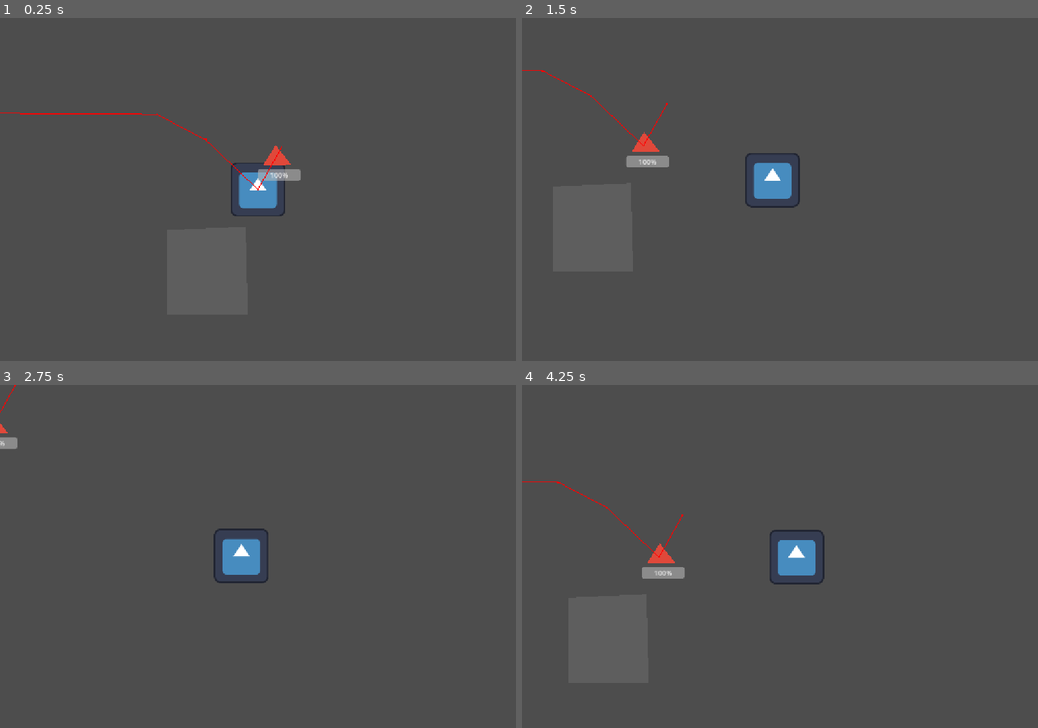
Above: before the commit, frames 1-4 (two rows, left to right).
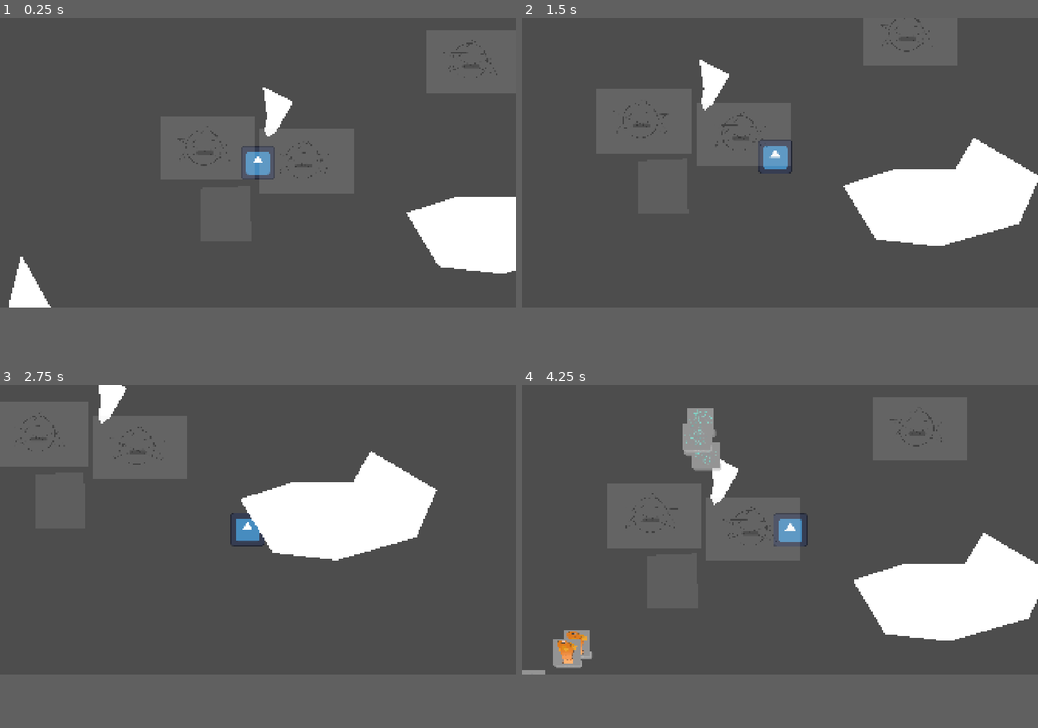
Above: after the commit, the same moments.

Repository: skeeeth/Allstar-Cult-Slip
Game: Godot game, scene res://Source/Level/World/World.tscn
Same seed, same stepped clock (60 frames per second), same inputs: the game is played once before the commit and once after it. The engine's default icon, where the game draws it, is replaced by a stand-in: a white triangle on a blue panel in a dark square.
Inputs:
- Up to frame 1 (0.25 s): no input
- Up to frame 2 (1.5 s): hold D (right) 0.53-1.28 s; hold E (Interact) 0.53-1.28 s; hold S (down) from 1.28 s (still down); tap 1 (one) at 1.35 s
- Up to frame 3 (2.75 s): release S (down) at 2.03 s; hold D (right) from 2.03 s (still down); hold E (Interact) from 2.03 s (still down)
- Up to frame 4 (4.25 s): release D (right) at 2.78 s; release E (Interact) at 2.78 s; hold W (up) 2.78-3.53 s; tap 1 (one) at 2.85 s; hold A (left) from 3.53 s (still down); hold E (Interact) from 3.53 s (still down)
In our replay, the window is 800x533 before the commit and 800x450 after it. These sizes can differ from the game's own. Grey fills any space a smaller window leaves; there, only what the larger window draws over its background counts as a difference.

The runs differ from the first frame. In frame 1, 6.9% of the frame differs, in the area x 0-100%, y 20-85%; in frame 2, 9.5%; in frame 3, 8.9%; in frame 4, 11%, in the area x 0-100%, y 6-85%.

Commit message:
initial visualize pass

Diff:
--- /dev/null
+++ b/Assets/SSS_theme.tres
@@ -0,0 +1,3 @@
+[gd_resource type="Theme" format=3 uid="uid://c8fudp8ycih5q"]
+
+[resource]
--- a/Source/Interactable/Circle/ResourceCircle.tscn
+++ b/Source/Interactable/Circle/ResourceCircle.tscn
@@ -2,6 +2,8 @@
 
 [ext_resource type="Script" uid="uid://c33kg5g0y6x2" path="res://Source/Interactable/Circle/resource_circle.gd" id="1_8jeps"]
 [ext_resource type="PackedScene" uid="uid://chb2l2bjixpa2" path="res://Source/Interactable/Interactable.tscn" id="1_o0f0r"]
+[ext_resource type="Texture2D" uid="uid://tpwhhityw7ig" path="res://Assets/CUSTOM PLACEHOLDER/Pentagram.png" id="3_gcngr"]
+[ext_resource type="Theme" uid="uid://c8fudp8ycih5q" path="res://Assets/SSS_theme.tres" id="4_vj2be"]
 
 [node name="ResourceCircle" type="Node2D" unique_id=2118307154]
 script = ExtResource("1_8jeps")
@@ -10,3 +12,21 @@
 [node name="Interaction Area" parent="." unique_id=268138595 instance=ExtResource("1_o0f0r")]
 
 [node name="AudioStreamPlayer2D" type="AudioStreamPlayer2D" parent="." unique_id=1938166464]
+
+[node name="Sprite2D" type="Sprite2D" parent="." unique_id=908612667]
+modulate = Color(0.88, 0.88, 0.88, 0.15686275)
+position = Vector2(12.000013, 5.999998)
+scale = Vector2(0.3893805, 0.32918397)
+texture = ExtResource("3_gcngr")
+
+[node name="ProgressBar" type="ProgressBar" parent="." unique_id=1159137425]
+anchors_preset = 5
+anchor_left = 0.5
+anchor_right = 0.5
+offset_left = -29.0
+offset_top = 16.0
+offset_right = 34.0
+offset_bottom = 30.0
+grow_horizontal = 2
+theme = ExtResource("4_vj2be")
+show_percentage = false
--- a/Source/Interactable/Circle/resource_circle.gd
+++ b/Source/Interactable/Circle/resource_circle.gd
@@ -6,9 +6,11 @@
 var store:int
 
 @onready var interact_hitbox: Interactable = $"Interaction Area"
+@onready var progress_bar: ProgressBar = $ProgressBar
 
 func _ready() -> void:
 	interact_hitbox.interacted.connect(on_interaction)
+
 
 
 func on_interaction():
@@ -21,3 +23,8 @@
 	if progress >= cadence:
 		progress -= cadence
 		store += 1
+
+	progress_bar.value = delta
+
+func roll_resource():
+	progress_bar.max_value = cadence
--- a/Source/Interactable/Interactable.tscn
+++ b/Source/Interactable/Interactable.tscn
@@ -11,6 +11,7 @@
 
 [node name="CollisionShape2D" type="CollisionShape2D" parent="." unique_id=1659368235]
 shape = SubResource("CircleShape2D_77n3y")
+debug_color = Color(1, 1, 1, 0.22352941)
 
 [connection signal="area_entered" from="." to="." method="_on_area_entered"]
 [connection signal="area_exited" from="." to="." method="_on_area_exited"]
--- a/Source/Interactable/Towers/Tower.tscn
+++ b/Source/Interactable/Towers/Tower.tscn
@@ -1,9 +1,6 @@
 [gd_scene format=3 uid="uid://bba0prqueb088"]
 
 [ext_resource type="Script" uid="uid://prs7hbtfl8n8" path="res://Source/Interactable/Towers/Tower.gd" id="1_hv3xy"]
-
-[sub_resource type="RectangleShape2D" id="RectangleShape2D_hv3xy"]
-size = Vector2(216, 225)
 
 [sub_resource type="FastNoiseLite" id="FastNoiseLite_j3jl0"]
 noise_type = 2
@@ -12,8 +9,16 @@
 [sub_resource type="NoiseTexture2D" id="NoiseTexture2D_hv3xy"]
 noise = SubResource("FastNoiseLite_j3jl0")
 
+[sub_resource type="RectangleShape2D" id="RectangleShape2D_hv3xy"]
+size = Vector2(216, 225)
+
 [node name="Tower" type="Node2D" unique_id=447039082]
 script = ExtResource("1_hv3xy")
+
+[node name="Sprite2D" type="Sprite2D" parent="." unique_id=81413410]
+modulate = Color(0.74, 0.74, 0.74, 1)
+scale = Vector2(0.425, 0.425)
+texture = SubResource("NoiseTexture2D_hv3xy")
 
 [node name="Effect Area" type="Area2D" parent="." unique_id=245153892]
 collision_layer = 0
@@ -22,11 +27,7 @@
 [node name="CollisionShape2D" type="CollisionShape2D" parent="Effect Area" unique_id=1976330790]
 position = Vector2(-1, -1.5)
 shape = SubResource("RectangleShape2D_hv3xy")
-
-[node name="Sprite2D" type="Sprite2D" parent="." unique_id=81413410]
-modulate = Color(0.74, 0.74, 0.74, 1)
-scale = Vector2(0.425, 0.425)
-texture = SubResource("NoiseTexture2D_hv3xy")
+debug_color = Color(0.99059623, 0, 0.28211293, 0.41960785)
 
 [connection signal="area_entered" from="Effect Area" to="." method="_on_effect_area_area_entered"]
 [connection signal="area_exited" from="Effect Area" to="." method="_on_effect_area_area_exited"]
--- /dev/null
+++ b/Source/Level/World/Base/Base.tscn
@@ -0,0 +1,17 @@
+[gd_scene format=3 uid="uid://ditooupt0qhfe"]
+
+[ext_resource type="Script" uid="uid://belpwn7kvm83m" path="res://Source/Level/World/Base/base.gd" id="1_1g6ak"]
+
+[sub_resource type="CircleShape2D" id="CircleShape2D_1g6ak"]
+
+[node name="Node2D" type="Node2D" unique_id=60688362]
+script = ExtResource("1_1g6ak")
+
+[node name="Area2D" type="Area2D" parent="." unique_id=694330141]
+collision_layer = 0
+collision_mask = 2
+
+[node name="CollisionShape2D" type="CollisionShape2D" parent="Area2D" unique_id=744277199]
+shape = SubResource("CircleShape2D_1g6ak")
+
+[connection signal="area_entered" from="Area2D" to="." method="_on_area_2d_area_entered"]
--- /dev/null
+++ b/Source/Level/World/Base/base.gd
@@ -0,0 +1,11 @@
+extends Node2D
+class_name Base
+
+var current_hp:float = 100
+
+func _on_area_2d_area_entered(area: Area2D) -> void:
+	var enemy = area.get_parent()
+	assert(enemy is Enemy)
+	if enemy is Enemy:
+		enemy.take_damage(9999)
+	current_hp -= 10.0
--- /dev/null
+++ b/Source/Level/World/EnemyInstancer.gd
@@ -0,0 +1,33 @@
+extends Node
+
+@onready var wave_timer: Timer = $Timer
+var scatter_range:float = 20
+
+@export var enemy_pool:Array[EnemyData]
+@export var spawn_points:Array[Node2D]
+var next_point:Node2D
+var next_type:EnemyData
+var next_count:int = 4
+
+func _ready() -> void:
+	determine_wave()
+
+
+func _on_timer_timeout() -> void:
+	#wave_timer.wait_time = 30
+	wave_timer.start()
+
+	spawn_wave(next_point,next_type,next_count)
+	determine_wave()
+
+func determine_wave():
+	next_point =  spawn_points.pick_random()
+	next_type = enemy_pool.pick_random()
+	next_count *= 1.2
+
+func spawn_wave(around_point:Node2D,data:EnemyData,count:int):
+	for i in range(0,count):
+		var new_enemy = Enemy.create(data)
+		var jitter = randf_range(0,100) * Vector2.from_angle(randf()*TAU)
+		new_enemy.position = around_point.position + jitter
+		add_child(new_enemy)
--- a/Source/Level/World/World.tscn
+++ b/Source/Level/World/World.tscn
@@ -1,17 +1,31 @@
 [gd_scene format=3 uid="uid://cwmkbm6iabqwd"]
 
 [ext_resource type="PackedScene" uid="uid://cy4yi78sjmjxq" path="res://Source/Unit/Player/Player.tscn" id="1_60l3g"]
+[ext_resource type="Script" uid="uid://c7wrjd2iicq8d" path="res://Source/Unit/Enemy/EnemyData.gd" id="2_0q3rt"]
 [ext_resource type="PackedScene" uid="uid://cid0wtr1vxp4v" path="res://Source/Level/UI/Hud.tscn" id="2_60l3g"]
 [ext_resource type="PackedScene" uid="uid://ofx71x0hbi23" path="res://Source/Interactable/Circle/ResourceCircle.tscn" id="3_5c1oy"]
+[ext_resource type="Resource" uid="uid://cj0yyeyswjuh8" path="res://Source/Unit/Enemy/Types/crawler.tres" id="3_a066j"]
+[ext_resource type="Resource" uid="uid://gqmr0ddmbdrc" path="res://Source/Unit/Enemy/Types/fishman.tres" id="4_1obq6"]
 [ext_resource type="PackedScene" uid="uid://bxuwbl1bbb4a0" path="res://Source/Interactable/Tower Site/TowerSite.tscn" id="4_huh1a"]
-[ext_resource type="PackedScene" uid="uid://4ppu28orsq7" path="res://Source/Unit/Enemy/Enemy.tscn" id="5_n1joc"]
+[ext_resource type="Resource" uid="uid://cvo1jnm1f8mam" path="res://Source/Unit/Enemy/Types/jellady.tres" id="5_8er02"]
+[ext_resource type="Script" uid="uid://dvsly52jeeslf" path="res://Source/Level/World/EnemyInstancer.gd" id="6_6f6u3"]
+[ext_resource type="Script" uid="uid://c373uigs4r2l5" path="res://Source/Level/World/draw_rocks.gd" id="9_1obq6"]
+[ext_resource type="PackedScene" uid="uid://ditooupt0qhfe" path="res://Source/Level/World/Base/Base.tscn" id="11_1obq6"]
 
 [sub_resource type="NavigationPolygon" id="NavigationPolygon_pkxw5"]
-vertices = PackedVector2Array(-30.296875, -1225.5938, 2089.3984, 14.1171875, -122, -116, -235, -175, -378.75, 1499.5703, -186, -6, -217, 16, -2154.6797, -129.67969, -229, -12, -225, -35, -219, -63)
-polygons = Array[PackedInt32Array]([PackedInt32Array(0, 1, 2, 3), PackedInt32Array(2, 1, 4, 5), PackedInt32Array(6, 5, 4), PackedInt32Array(6, 4, 7, 8), PackedInt32Array(7, 0, 3), PackedInt32Array(8, 7, 3, 9), PackedInt32Array(9, 3, 10)])
+vertices = PackedVector2Array(-822, 733, -750, 578, 673, 387, 911, 415, -378.75, 1499.5703, -30.296875, -1225.5938, 2089.3984, 14.1171875, 131, -226, 18, -285, -2154.6797, -129.67969, 552, 187, -881, 343, 36, -94, 34, -173, 28, -145, 24, -122, 67, -116, 1039, 8, 970, 125, 745, 125, 1208, 329, 1284, 153, -940, 585)
+polygons = Array[PackedInt32Array]([PackedInt32Array(0, 1, 2, 3, 4), PackedInt32Array(5, 6, 7, 8), PackedInt32Array(9, 5, 8), PackedInt32Array(10, 2, 1, 11, 12), PackedInt32Array(9, 8, 13, 14), PackedInt32Array(9, 14, 15), PackedInt32Array(16, 7, 6, 17), PackedInt32Array(9, 15, 12, 11), PackedInt32Array(17, 18, 19, 16), PackedInt32Array(20, 21, 6), PackedInt32Array(20, 6, 4), PackedInt32Array(3, 20, 4), PackedInt32Array(0, 4, 9, 22), PackedInt32Array(11, 22, 9), PackedInt32Array(10, 12, 16, 19), PackedInt32Array(17, 6, 21)])
 outlines = Array[PackedVector2Array]([PackedVector2Array(-30, -1237, -2172, -132, -380, 1512, 2109, 14)])
 
 [node name="Node2D" type="Node2D" unique_id=1300881241]
+
+[node name="Node" type="Node" parent="." unique_id=1828661291 node_paths=PackedStringArray("spawn_points")]
+script = ExtResource("6_6f6u3")
+enemy_pool = Array[ExtResource("2_0q3rt")]([ExtResource("3_a066j"), ExtResource("4_1obq6"), ExtResource("5_8er02")])
+spawn_points = [NodePath("../Spawn Clusters/North"), NodePath("../Spawn Clusters/SW"), NodePath("../Spawn Clusters/SE")]
+
+[node name="Timer" type="Timer" parent="Node" unique_id=1173809805]
+autostart = true
 
 [node name="Camera2D" type="Camera2D" parent="." unique_id=677173366]
 limit_smoothed = true
@@ -21,31 +35,60 @@
 
 [node name="Player" parent="." unique_id=1190391921 instance=ExtResource("1_60l3g")]
 
-[node name="ResourceCircle" parent="." unique_id=2118307154 instance=ExtResource("3_5c1oy")]
-position = Vector2(-200, -62)
-cadence = 1.0
-type = "Bananas"
-
-[node name="ResourceCircle2" parent="." unique_id=1354443513 instance=ExtResource("3_5c1oy")]
-position = Vector2(169, -13)
-type = "Souls"
-
 [node name="TowerSite" parent="." unique_id=655530917 instance=ExtResource("4_huh1a")]
 position = Vector2(-124, 200)
 
-[node name="Enemy" parent="." unique_id=1182452479 instance=ExtResource("5_n1joc")]
-position = Vector2(-1115, -182)
-
-[node name="NavigationRegion2D" type="NavigationRegion2D" parent="." unique_id=345938183]
+[node name="Nav" type="NavigationRegion2D" parent="." unique_id=345938183]
 navigation_polygon = SubResource("NavigationPolygon_pkxw5")
 
-[node name="NavigationObstacle2D" type="NavigationObstacle2D" parent="NavigationRegion2D" unique_id=365934748]
-position = Vector2(-213, -28)
+[node name="Rocks" type="Node2D" parent="Nav" unique_id=1487390503]
+script = ExtResource("9_1obq6")
+
+[node name="NavigationObstacle2D" type="NavigationObstacle2D" parent="Nav/Rocks" unique_id=365934748]
+position = Vector2(40, -138)
 radius = 5.0
 vertices = PackedVector2Array(-22, -147, -6, -35, -12, -7, -16, 16, -4, 44, 27, 22, 91, -88)
 affect_navigation_mesh = true
 carve_navigation_mesh = true
 avoidance_enabled = false
 
-[node name="Enemy2" parent="." unique_id=324222319 instance=ExtResource("5_n1joc")]
-position = Vector2(55, -98)
+[node name="NavigationObstacle2D2" type="NavigationObstacle2D" parent="Nav/Rocks" unique_id=1136074411]
+vertices = PackedVector2Array(-881, 343, -940, 585, -822, 733, -750, 578)
+affect_navigation_mesh = true
+carve_navigation_mesh = true
+
+[node name="NavigationObstacle2D3" type="NavigationObstacle2D" parent="Nav/Rocks" unique_id=274816056]
+vertices = PackedVector2Array(552, 187, 673, 387, 911, 415, 1208, 329, 1284, 153, 1039, 8, 970, 125, 745, 125)
+affect_navigation_mesh = true
+carve_navigation_mesh = true
+
+[node name="Spawn Clusters" type="Node2D" parent="." unique_id=998088709]
+
+[node name="North" type="Node2D" parent="Spawn Clusters" unique_id=1583382416]
+position = Vector2(-39, -1073)
+
+[node name="SW" type="Node2D" parent="Spawn Clusters" unique_id=1439636613]
+position = Vector2(-967, 749)
+
+[node name="SE" type="Node2D" parent="Spawn Clusters" unique_id=1971017452]
+position = Vector2(1216, 425)
+
+[node name="Circles" type="Node2D" parent="." unique_id=546051504]
+
+[node name="ResourceCircle" parent="Circles" unique_id=2118307154 instance=ExtResource("3_5c1oy")]
+position = Vector2(-200, -60)
+cadence = 1.0
+type = "Bananas"
+
+[node name="ResourceCircle2" parent="Circles" unique_id=1354443513 instance=ExtResource("3_5c1oy")]
+position = Vector2(169, -11)
+type = "Souls"
+
+[node name="ResourceCircle3" parent="Circles" unique_id=1040504511 instance=ExtResource("3_5c1oy")]
+position = Vector2(790, -383)
+
+[node name="Base" parent="." unique_id=60688362 instance=ExtResource("11_1obq6")]
+
+[node name="Tower Site" type="Node2D" parent="." unique_id=1636829574]
+
+[connection signal="timeout" from="Node/Timer" to="Node" method="_on_timer_timeout"]
--- /dev/null
+++ b/Source/Level/World/draw_rocks.gd
@@ -0,0 +1,8 @@
+extends Node2D
+
+func _ready() -> void:
+	for obs in get_children():
+		if obs is NavigationObstacle2D:
+			var new_polygon = Polygon2D.new()
+			new_polygon.polygon = obs.vertices
+			obs.add_child(new_polygon)
--- a/Source/Unit/Enemy/Enemy.tscn
+++ b/Source/Unit/Enemy/Enemy.tscn
@@ -1,20 +1,23 @@
 [gd_scene format=3 uid="uid://4ppu28orsq7"]
 
 [ext_resource type="Script" uid="uid://6onurcyv5j2a" path="res://Source/Unit/Enemy/enemy.gd" id="1_wm6wr"]
+[ext_resource type="Texture2D" uid="uid://r0d41gilvkvb" path="res://Assets/BEE WIPs/FISHMAN.png" id="2_lbiay"]
 
 [sub_resource type="CircleShape2D" id="CircleShape2D_qtjwj"]
 
-[node name="Enemy" type="Node2D" unique_id=1182452479 node_paths=PackedStringArray("hp_bar")]
+[node name="Enemy" type="Node2D" unique_id=1182452479 node_paths=PackedStringArray("sprite", "hp_bar")]
 script = ExtResource("1_wm6wr")
+sprite = NodePath("Sprite2D")
 hp_bar = NodePath("HP_Bar")
 
 [node name="Polygon2D" type="Polygon2D" parent="." unique_id=155334630]
+visible = false
 color = Color(0.88, 0.28306666, 0.22879998, 1)
 polygon = PackedVector2Array(-2, -26, -32, 22, 34, 20)
 
 [node name="Area2D" type="Area2D" parent="." unique_id=1958734491]
 collision_layer = 2
-collision_mask = 2
+collision_mask = 0
 
 [node name="CollisionShape2D" type="CollisionShape2D" parent="Area2D" unique_id=402781113]
 shape = SubResource("CircleShape2D_qtjwj")
@@ -28,4 +31,7 @@
 value = 100.0
 
 [node name="Navi" type="NavigationAgent2D" parent="." unique_id=1892920142]
-debug_enabled = true
+
+[node name="Sprite2D" type="Sprite2D" parent="." unique_id=1463366955]
+texture = ExtResource("2_lbiay")
+region_rect = Rect2(0, 0, 100, 100)
--- /dev/null
+++ b/Source/Unit/Enemy/EnemyData.gd
@@ -0,0 +1,8 @@
+extends Resource
+class_name EnemyData
+
+@export var sprite:Texture2D
+@export var movespeed:float
+@export var max_health:float
+
+@export var size = 100
--- /dev/null
+++ b/Source/Unit/Enemy/Types/crawler.tres
@@ -0,0 +1,11 @@
+[gd_resource type="Resource" script_class="EnemyData" format=3 uid="uid://cj0yyeyswjuh8"]
+
+[ext_resource type="Script" uid="uid://c7wrjd2iicq8d" path="res://Source/Unit/Enemy/EnemyData.gd" id="1_gm2id"]
+[ext_resource type="Texture2D" uid="uid://phbfpde8oonc" path="res://Assets/BEE WIPs/crawler.jpg" id="2_78fed"]
+
+[resource]
+script = ExtResource("1_gm2id")
+sprite = ExtResource("2_78fed")
+movespeed = 100.0
+max_health = 500.0
+metadata/_custom_type_script = "uid://c7wrjd2iicq8d"
--- /dev/null
+++ b/Source/Unit/Enemy/Types/fishman.tres
@@ -0,0 +1,11 @@
+[gd_resource type="Resource" script_class="EnemyData" format=3 uid="uid://gqmr0ddmbdrc"]
+
+[ext_resource type="Script" uid="uid://c7wrjd2iicq8d" path="res://Source/Unit/Enemy/EnemyData.gd" id="1_g2pnl"]
+[ext_resource type="Texture2D" uid="uid://r0d41gilvkvb" path="res://Assets/BEE WIPs/FISHMAN.png" id="2_0mdk3"]
+
+[resource]
+script = ExtResource("1_g2pnl")
+sprite = ExtResource("2_0mdk3")
+movespeed = 250.0
+max_health = 100.0
+metadata/_custom_type_script = "uid://c7wrjd2iicq8d"
--- /dev/null
+++ b/Source/Unit/Enemy/Types/jellady.tres
@@ -0,0 +1,11 @@
+[gd_resource type="Resource" script_class="EnemyData" format=3 uid="uid://cvo1jnm1f8mam"]
+
+[ext_resource type="Script" uid="uid://c7wrjd2iicq8d" path="res://Source/Unit/Enemy/EnemyData.gd" id="1_ngcx0"]
+[ext_resource type="Texture2D" uid="uid://dyls51hp6s63a" path="res://Assets/BEE WIPs/JELLADY.png" id="2_r06da"]
+
+[resource]
+script = ExtResource("1_ngcx0")
+sprite = ExtResource("2_r06da")
+movespeed = 600.0
+max_health = 50.0
+metadata/_custom_type_script = "uid://c7wrjd2iicq8d"
--- a/Source/Unit/Enemy/enemy.gd
+++ b/Source/Unit/Enemy/enemy.gd
@@ -1,13 +1,31 @@
 extends Unit
+class_name Enemy
 
+var data:EnemyData
 @onready var navi: NavigationAgent2D = $Navi
+@export var sprite:Sprite2D
+var movespeed:float = 100
 
-var movespeed:float = 100
+const _self_scene = preload("uid://4ppu28orsq7")
+
+static func create(from_data:EnemyData) -> Enemy:
+	var new_unit:Enemy = _self_scene.instantiate()
+	new_unit.data = from_data
+	new_unit.max_health = from_data.max_health
+	new_unit.movespeed = from_data.movespeed
+	new_unit.sprite.texture = from_data.sprite
+
+	var source_ratio = new_unit.sprite.texture.get_size().aspect()
+	var sprite_scale =from_data.size / new_unit.sprite.texture.get_size().x
+	new_unit.sprite.scale.x = sprite_scale
+	new_unit.sprite.scale.y = sprite_scale * source_ratio
+	return new_unit
 
 func _ready() -> void:
 	hp_bar.value = current_health
 	hp_bar.max_value = max_health
 	navi.target_position = Vector2.ZERO
+	died.connect(on_death)
 
 
 func _physics_process(delta: float) -> void:
@@ -16,3 +34,8 @@
 	var diff = navi.get_next_path_position() - global_position
 	global_position += diff.normalized() * movespeed * delta
 	navi.velocity = diff.normalized() * movespeed * delta
+
+
+func on_death(_self):
+	assert(_self == self)
+	queue_free()
--- a/project.godot
+++ b/project.godot
@@ -21,8 +21,9 @@
 
 [display]
 
-window/size/viewport_width=1200
-window/size/viewport_height=800
+window/size/viewport_width=1920
+window/size/viewport_height=1080
+window/size/mode=3
 window/stretch/mode="canvas_items"
 window/stretch/aspect="expand"
 
Binary file added: Assets/BEE WIPs/FISHMAN.png
Not shown, added: Assets/BEE WIPs/FISHMAN.png.import
Binary file added: Assets/BEE WIPs/JELLADY.png
Not shown, added: Assets/BEE WIPs/JELLADY.png.import
Binary file added: Assets/BEE WIPs/crawler.jpg
Not shown, added: Assets/BEE WIPs/crawler.jpg.import
Binary file added: Assets/CUSTOM PLACEHOLDER/Pentagram.png
Not shown, added: Assets/CUSTOM PLACEHOLDER/Pentagram.png.import
Not shown, added: Source/Level/World/Base/base.gd.uid
Not shown, added: Source/Level/World/EnemyInstancer.gd.uid
Not shown, added: Source/Level/World/draw_rocks.gd.uid
Not shown, added: Source/Unit/Enemy/EnemyData.gd.uid
